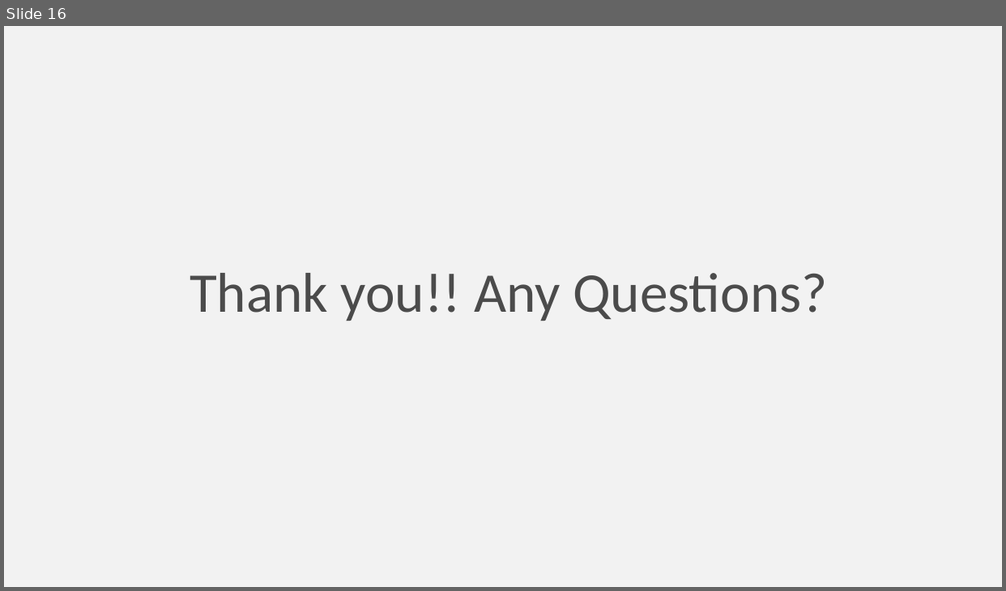
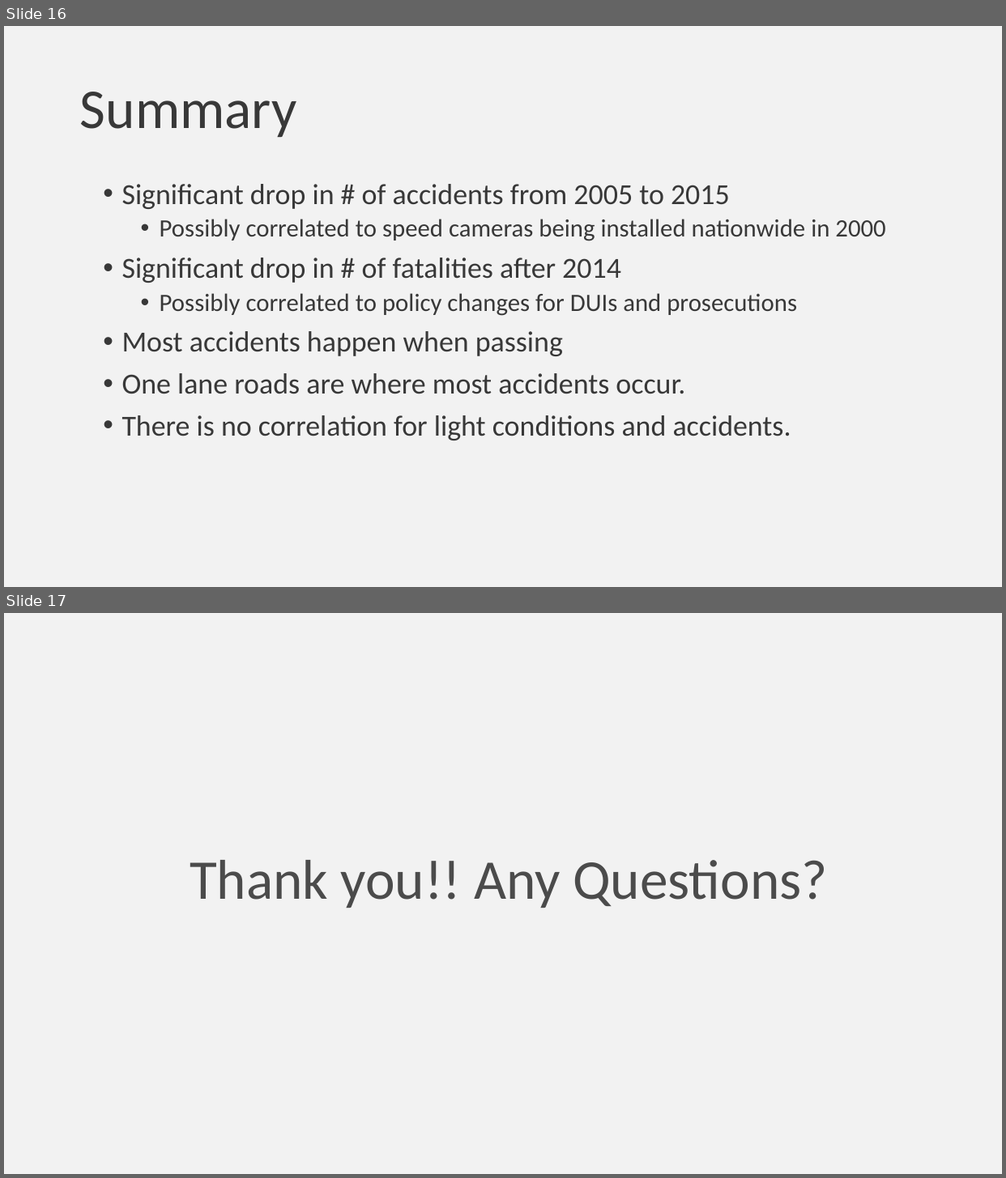
Before and after one commit to baybailz/Project-One-UNCC-Bootcamp, a slide deck: Project_Final_PPT.pptx. Shown one above the other, each under a label of ours: slide 16 before the commit, slides 16 and 17 after it. The pictures are 1006x591 and 1006x1178 pixels, drawn with LibreOffice and Linux fonts; fonts in the diff are those of the drawing. Boxes give left, top, right and bottom in pixels: in the first picture for what was removed or moved away, otherwise in the second. Text is boxed around its words. In the diff, an @@ line names an element or a change of style, - is before the commit and + after.

Commit message:
update w/summary

```diff
--- a/Project_Final_PPT.pptx
+++ b/Project_Final_PPT.pptx
@@ slide 16 added at (4,26,1002,587), background #F2F2F2 @@
@@ title added at (80,92,297,137), 54 pt, text #383838 @@
+Summary
@@ text added at (122,184,885,441), 28 pt, text #383838 @@
+• Significant drop in # of accidents from 2005 to 2015
+  • Possibly correlated to speed cameras being installed nationwide in 2000
+• Significant drop in # of fatalities after 2014
+  • Possibly correlated to policy changes for DUIs and prosecutions
+• Most accidents happen when passing
+• One lane roads are where most accidents occur.
+• There is no correlation for light conditions and accidents.
@@ what was slide 16 is now slide 17 @@
```
